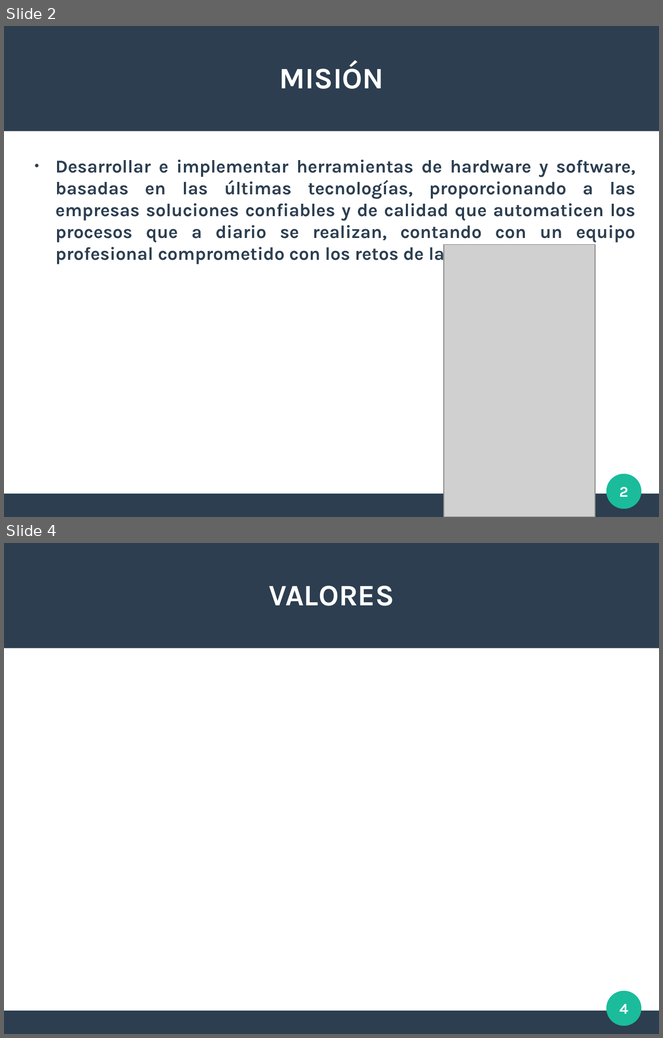
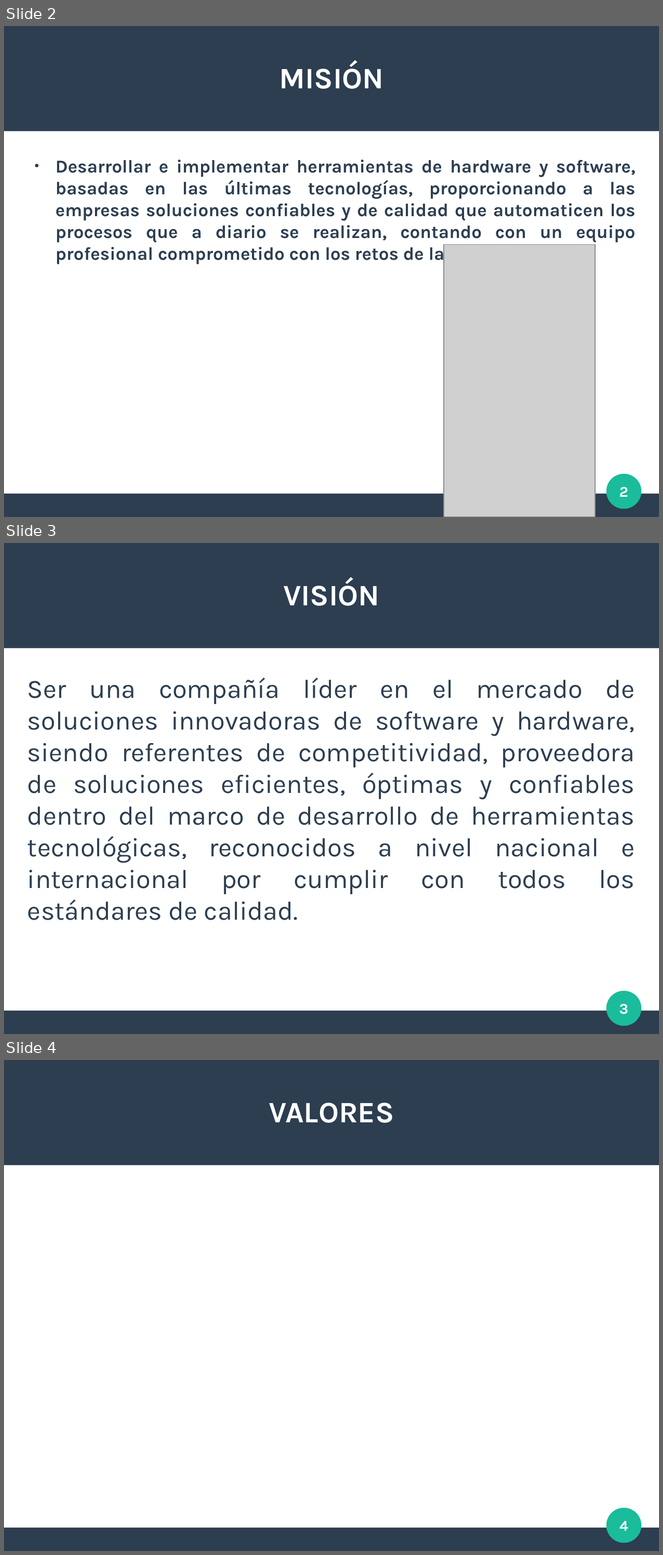
Before and after one commit to maronv64/TAREAS_GRUPALES_9noS, a slide deck: ADMINISTRACION_DE_EMPRESAS/EXPO1.odp. Shown one above the other, each under a label of ours: slides 2 and 4 before the commit, slides 2, 3 and 4 after it; the slides between them are not shown. The pictures are 663x1038 and 663x1555 pixels, drawn with LibreOffice and Linux fonts; fonts in the diff are those of the drawing; grey boxes stand for pictures. Boxes give left, top, right and bottom in pixels: in the first picture for what was removed or moved away, otherwise in the second. Text is boxed around its words. In the diff, an @@ line names an element or a change of style, - is before the commit and + after.

```diff
--- a/ADMINISTRACION_DE_EMPRESAS/EXPO1.odp
+++ b/ADMINISTRACION_DE_EMPRESAS/EXPO1.odp
@@ slide 3 added at (4,543,659,1034), background #FFFFFF; not listed: 3 template elements that a slide beside it also shows @@
@@ title added at (283,579,379,606), 36 pt, text #FFFFFF, bold @@
+VISIÓN
@@ text added at (27,678,635,921), 32 pt, text #2C3E50 @@
+Ser una compañía líder en el mercado de soluciones innovadoras de software y hardware, siendo referentes de competitividad, proveedora de soluciones eficientes, óptimas y confiables dentro del marco de desarrollo de herramientas tecnológicas, reconocidos a nivel nacional e internacional por cumplir con todos los estándares de calidad.
@@ page number added at (619,1004,629,1015), 18 pt, text #FFFFFF, bold @@
+3
```
Also in this commit, not shown: 1 slide removed.
